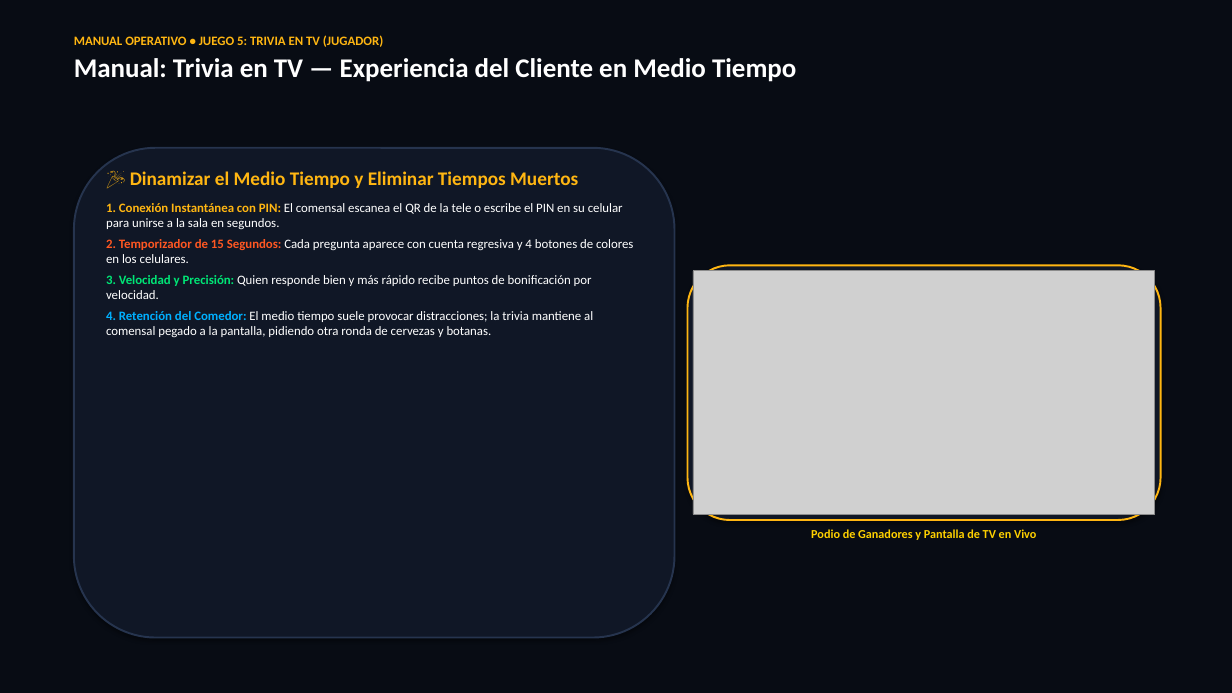
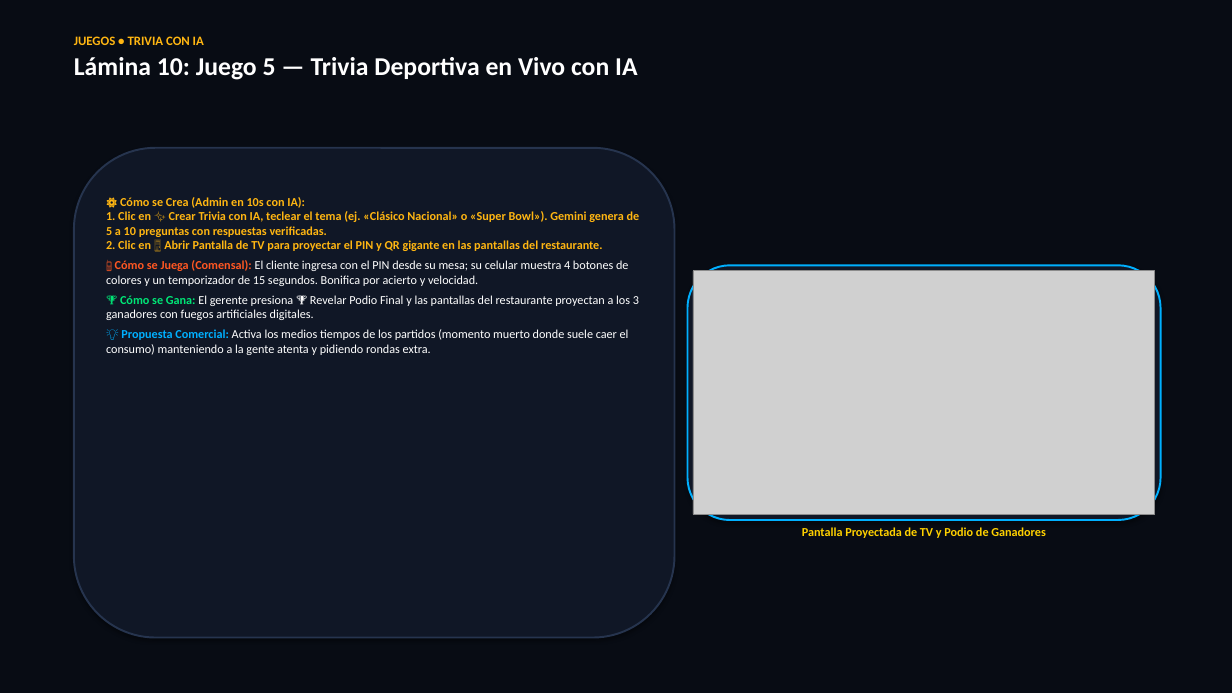
Before and after one commit to chefalbertomc/NFL-grids-, a slide deck: slide 10 of Drinks_and_Wins_Presentacion_Ejecutiva.pptx (slide 17 before the commit). Drawn at 1232x693 pixels with LibreOffice and Linux fonts; fonts in the diff are those of the drawing; grey boxes stand for pictures. Boxes give left, top, right and bottom in pixels: in the first picture for what was removed or moved away, otherwise in the second. Text is boxed around its words. In the diff, an @@ line names an element or a change of style, - is before the commit and + after.

Commit message:
feat(presentation): actualizar presentacion ejecutiva a 15 laminas exactas segun propuesta de Beto

```diff
--- a/Drinks_and_Wins_Presentacion_Ejecutiva.pptx
+++ b/Drinks_and_Wins_Presentacion_Ejecutiva.pptx
@@ text at box(74, 36, 637, 80): text changed; size 21 to 20 pt @@
-MANUAL OPERATIVO • JUEGO 5: TRIVIA EN TV (JUGADOR)
-Manual: Trivia en TV — Experiencia del Cliente en Medio Tiempo
+JUEGOS • TRIVIA CON IA
+Lámina 10: Juego 5 — Trivia Deportiva en Vivo con IA
@@ text at box(106, 197, 640, 355): text changed; size 10 to 9.5 pt @@
-🎉 Dinamizar el Medio Tiempo y Eliminar Tiempos Muertos
-1. Conexión Instantánea con PIN: El comensal escanea el QR de la tele o escribe el PIN en su celular para unirse a la sala en segundos.
-2. Temporizador de 15 Segundos: Cada pregunta aparece con cuenta regresiva y 4 botones de colores en los celulares.
-3. Velocidad y Precisión: Quien responde bien y más rápido recibe puntos de bonificación por velocidad.
-4. Retención del Comedor: El medio tiempo suele provocar distracciones; la trivia mantiene al comensal pegado a la pantalla, pidiendo otra ronda de cervezas y botanas.
+⚙️ Cómo se Crea (Admin en 10s con IA):
+1. Clic en ✨ Crear Trivia con IA, teclear el tema (ej. «Clásico Nacional» o «Super Bowl»). Gemini genera de 5 a 10 preguntas con respuestas verificadas.
+2. Clic en 🖥️ Abrir Pantalla de TV para proyectar el PIN y QR gigante en las pantallas del restaurante.
+📱 Cómo se Juega (Comensal): El cliente ingresa con el PIN desde su mesa; su celular muestra 4 botones de colores y un temporizador de 15 segundos. Bonifica por acierto y velocidad.
+🏆 Cómo se Gana: El gerente presiona 🏆 Revelar Podio Final y las pantallas del restaurante proyectan a los 3 ganadores con fuegos artificiales digitales.
+💡 Propuesta Comercial: Activa los medios tiempos de los partidos (momento muerto donde suele caer el consumo) manteniendo a la gente atenta y pidiendo rondas extra.
@@ rounded rectangle at box(688, 265, 1161, 520): outline #FFB612 1.5 pt to #00B0FF 1.5 pt @@
@@ text at box(802, 527, 1045, 538): text changed @@
-Podio de Ganadores y Pantalla de TV en Vivo
+Pantalla Proyectada de TV y Podio de Ganadores
```
Also in this commit, not shown: 13 other slides changed, 1 slide added, 9 slides removed, 1 other file.
